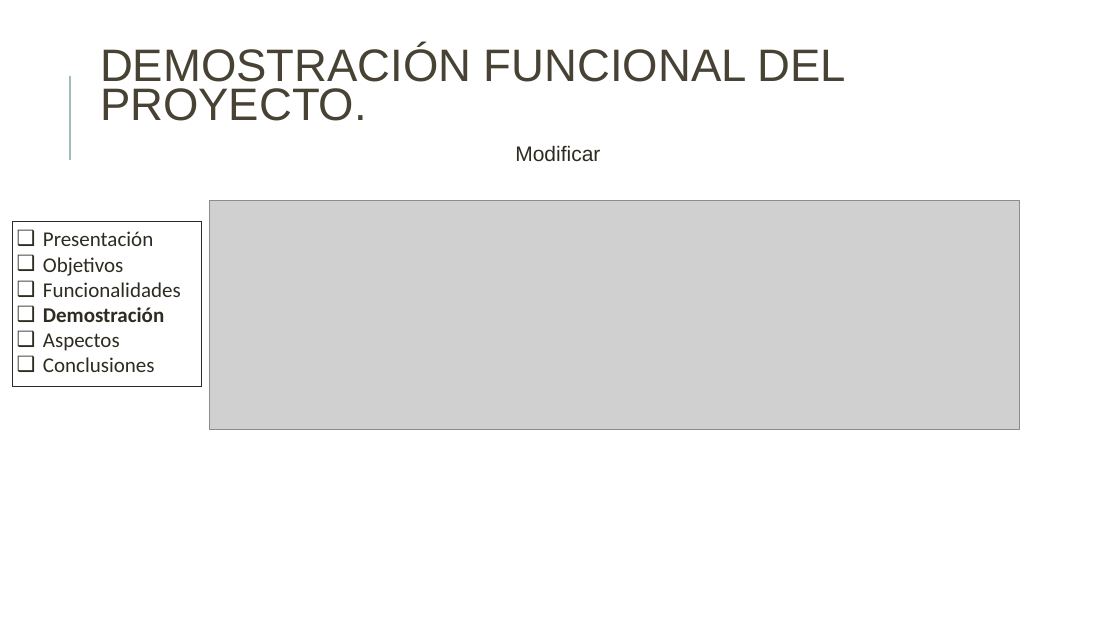
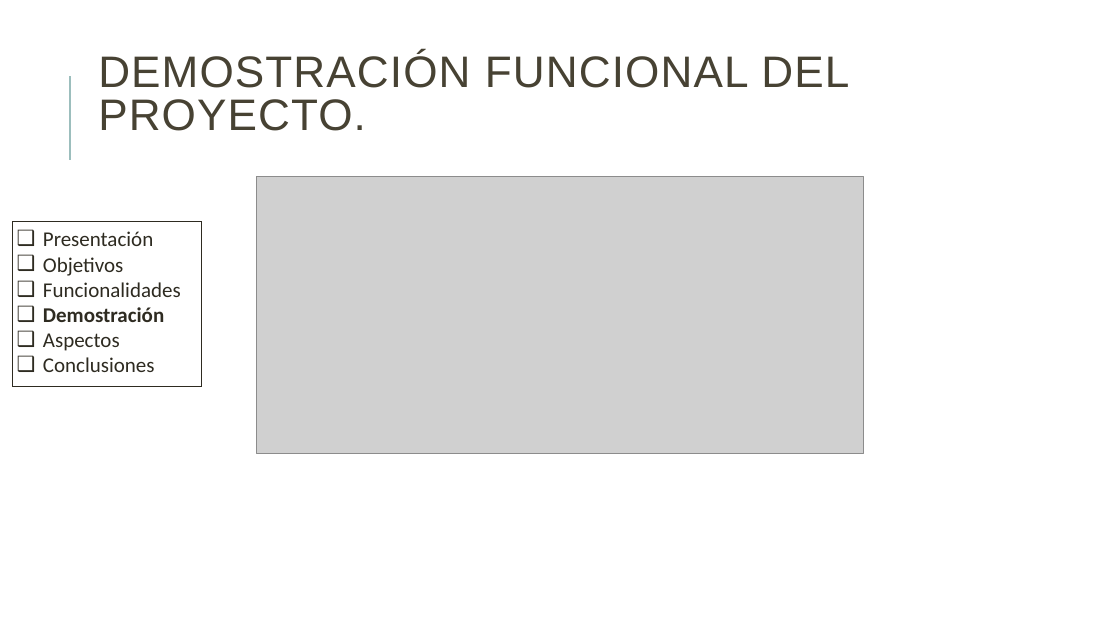
Before and after one commit to danielallhoff/M17-G4-AirDSS, a slide deck: slide 11 of AIRDSS.pptx. Drawn at 1120x630 pixels with LibreOffice and Linux fonts; fonts in the diff are those of the drawing; grey boxes stand for pictures. Boxes give left, top, right and bottom in pixels: in the first picture for what was removed or moved away, otherwise in the second. Text is boxed around its words. In the diff, an @@ line names an element or a change of style, - is before the commit and + after.

```diff
--- a/AIRDSS.pptx
+++ b/AIRDSS.pptx
@@ title "DEMOSTRACIÓN FUNCIONAL DEL PROYECTO." at bbox=[98, 52, 849, 131]: size 39 to 37.8 pt, letter spacing 0 to 1 pt; line spacing 0.72 to 0.8 @@
@@ text removed at bbox=[515, 145, 600, 162] @@
-Modificar
@@ picture: place and size @@
-picture at bbox=[209, 201, 1020, 429]
+picture at bbox=[256, 176, 865, 453]
```
Also in this commit, not shown: 3 other slides changed, 2 other files.
